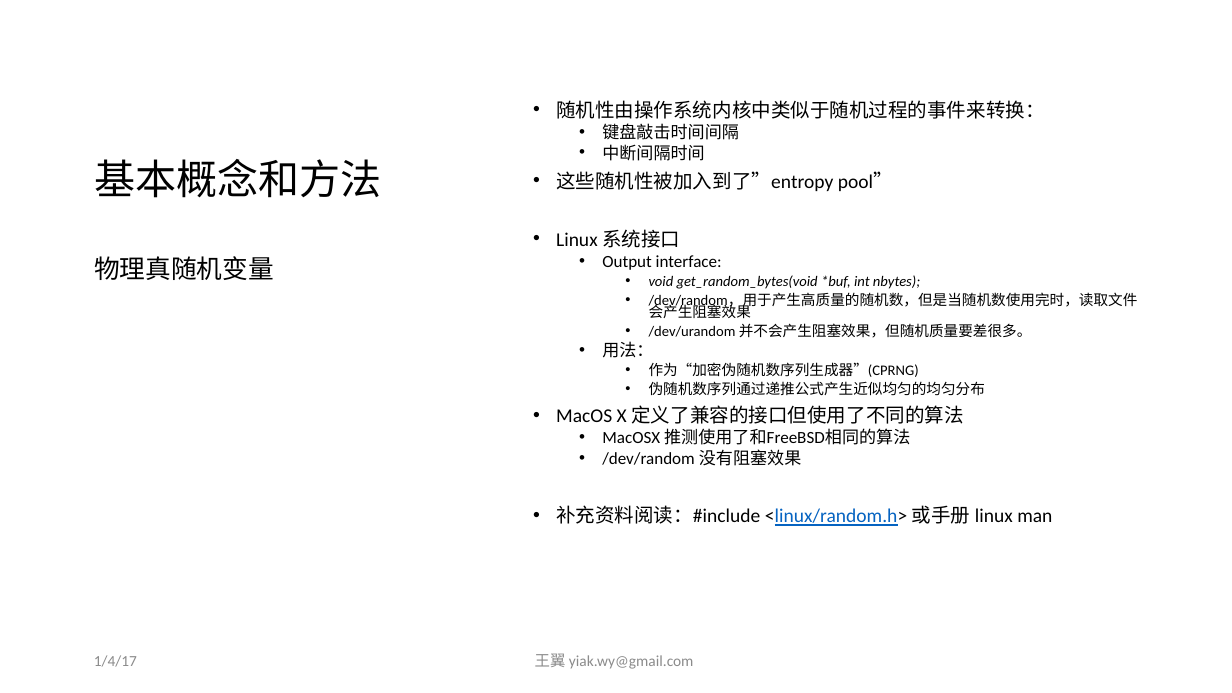
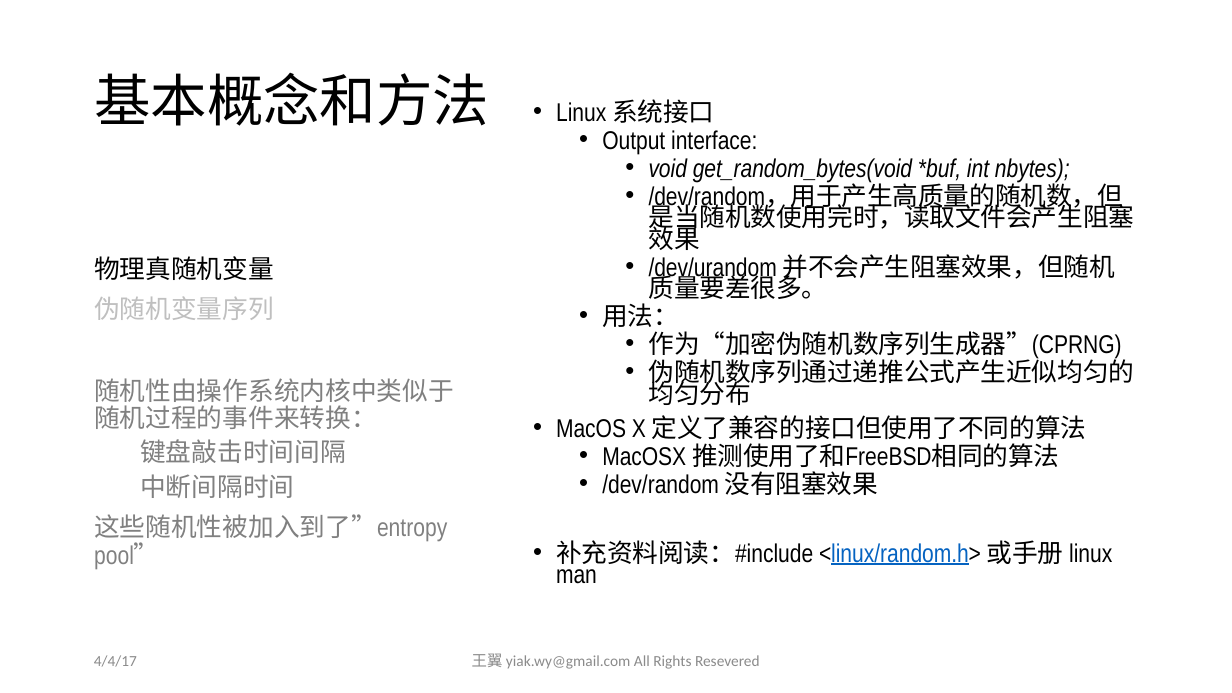
Before and after one commit to yiakwy/yiakwy.github.io, a slide deck: slide 21 of Computing Random Variables/Computing Random Variables.pptx (slide 13 before the commit). Drawn at 1232x693 pixels with LibreOffice and Linux fonts; fonts in the diff are those of the drawing. Boxes give left, top, right and bottom in pixels: in the first picture for what was removed or moved away, otherwise in the second. Text is boxed around its words. In the diff, an @@ line names an element or a change of style, - is before the commit and + after.

```diff
--- a/Computing Random Variables/Computing Random Variables.pptx
+++ b/Computing Random Variables/Computing Random Variables.pptx
@@ title "基本概念和方法": place and size @@
-title "基本概念和方法" at bbox=[94, 159, 382, 198]
+title "基本概念和方法" at bbox=[94, 72, 489, 126]
@@ title "基本概念和方法" at bbox=[94, 72, 489, 126]: size 32 to 44 pt; vertical alignment bottom to middle @@
@@ text "Linux 系统接口" at bbox=[556, 99, 1135, 584]: size 15.2 to 19.9 pt in "Linux 系统接口", "MacOS X 定义了兼容的接口但使用了不同的算法", "补充资料阅读：#include <linux/random.h> 或手册 linux man"; font Calibri to Arial Narrow; size 13.3 to 19.9 pt in "Output interface:", "用法：", "MacOSX 推测使用了和FreeBSD相同的算法", "/dev/random 没有阻塞效果"; size 11.4 to 19.9 pt in "void get_random_bytes(void *buf, int nbytes);", "/dev/random，用于产生高质量的随机数，但是当随机数使用完时，读取文件会产生阻塞效果", "/dev/urandom 并不会产生阻塞效果，但随机质量要差很多。", "作为“加密伪随机数序列生成器”(CPRNG)" and 1 more places @@
@@ text at bbox=[556, 100, 1045, 191]: paragraphs removed @@
-• 随机性由操作系统内核中类似于随机过程的事件来转换：
-  • 键盘敲击时间间隔
-  • 中断间隔时间
-• 这些随机性被加入到了”entropy pool”
@@ text at bbox=[94, 296, 454, 570]: paragraphs added @@
+伪随机变量序列
+随机性由操作系统内核中类似于随机过程的事件来转换：
+  键盘敲击时间间隔
+  中断间隔时间
+这些随机性被加入到了”entropy pool”
@@ text at bbox=[94, 655, 137, 667]: text changed @@
-1/4/17
+4/4/17
@@ text at bbox=[472, 653, 760, 669]: text changed @@
-王翼 yiak.wy@gmail.com
+王翼 yiak.wy@gmail.com All Rights Resevered
```
Also in this commit, not shown: 20 other slides changed, 14 slides added, 3 other files.
